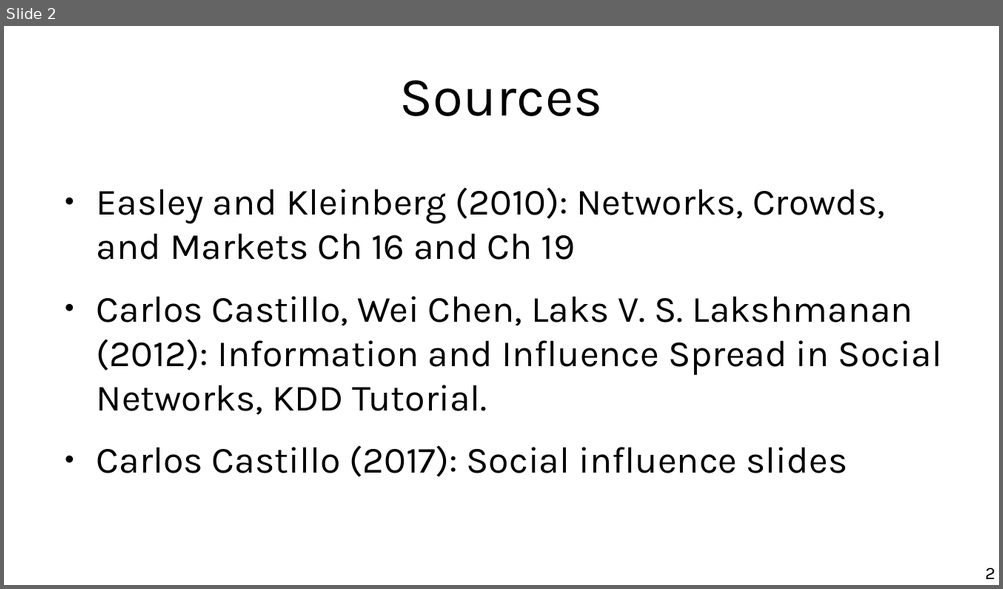
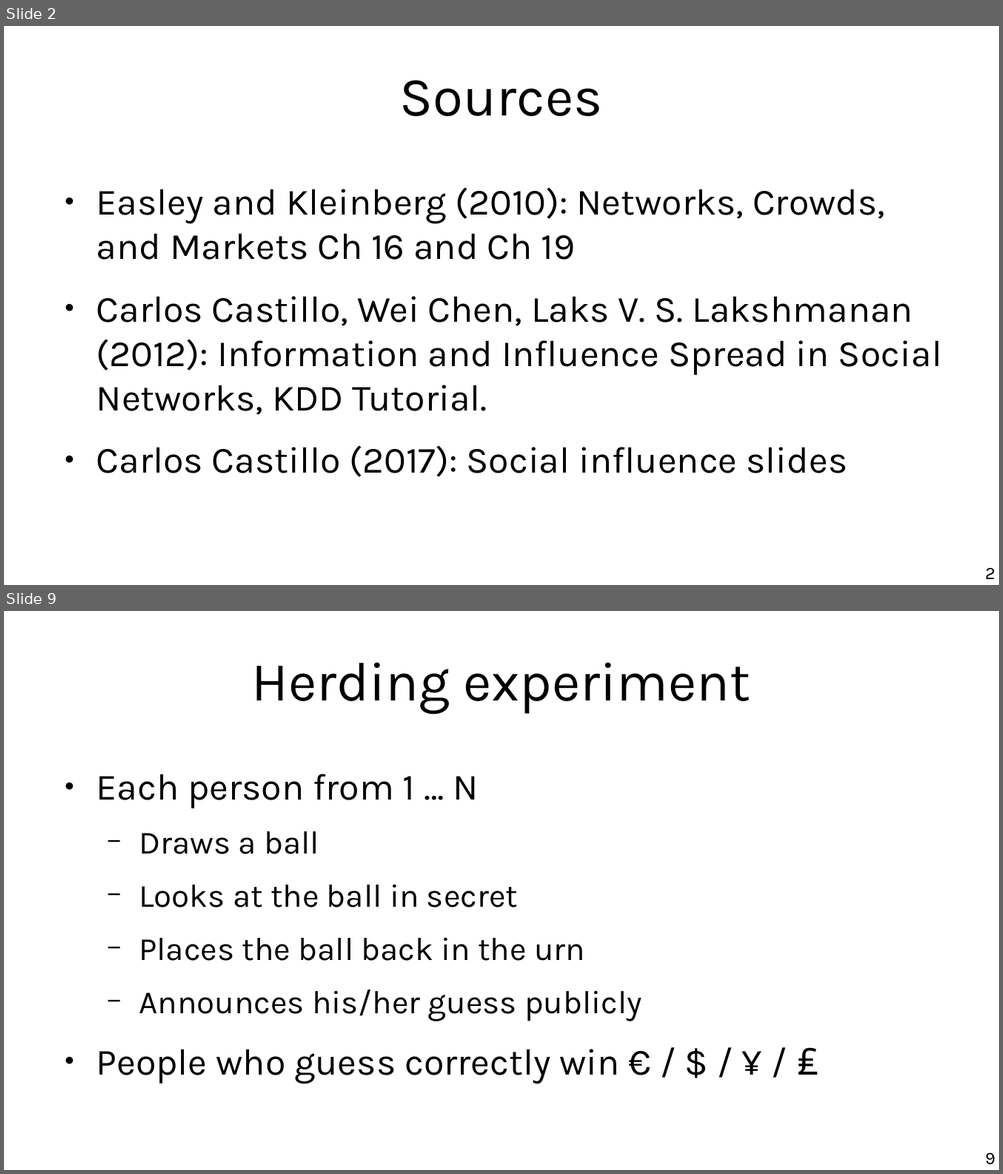
Before and after one commit to chatox/networks-science-course, a slide deck: theory/tt17_spreading_phenomena.odp. Shown one above the other, each under a label of ours: slide 2 before the commit, slides 2 and 9 after it; the slides between them are not shown. The pictures are 1003x589 and 1003x1174 pixels, drawn with LibreOffice and Linux fonts; fonts in the diff are those of the drawing. Boxes give left, top, right and bottom in pixels: in the first picture for what was removed or moved away, otherwise in the second. Text is boxed around its words. In the diff, an @@ line names an element or a change of style, - is before the commit and + after.

Commit message:
Herding and Bayes' rules

```diff
--- a/theory/tt17_spreading_phenomena.odp
+++ b/theory/tt17_spreading_phenomena.odp
@@ slide 9 added at [4,611,999,1170], background #FFFFFF @@
@@ title added at [251,662,750,714], 44 pt, text #000000 @@
+Herding experiment
@@ text added at [96,774,642,1084], 25.9 pt, text #000000 @@
+● Each person from 1 … N
+  − Draws a ball
+  − Looks at the ball in secret
+  − Places the ball back in the urn
+  − Announces his/her guess publicly
+● People who guess correctly win € / $ / ¥ / ₤
@@ page number added at [984,1153,995,1165], 14 pt, text #000000 @@
+9
```
Also in this commit, not shown: 16 other slides added, 2 slides removed.
